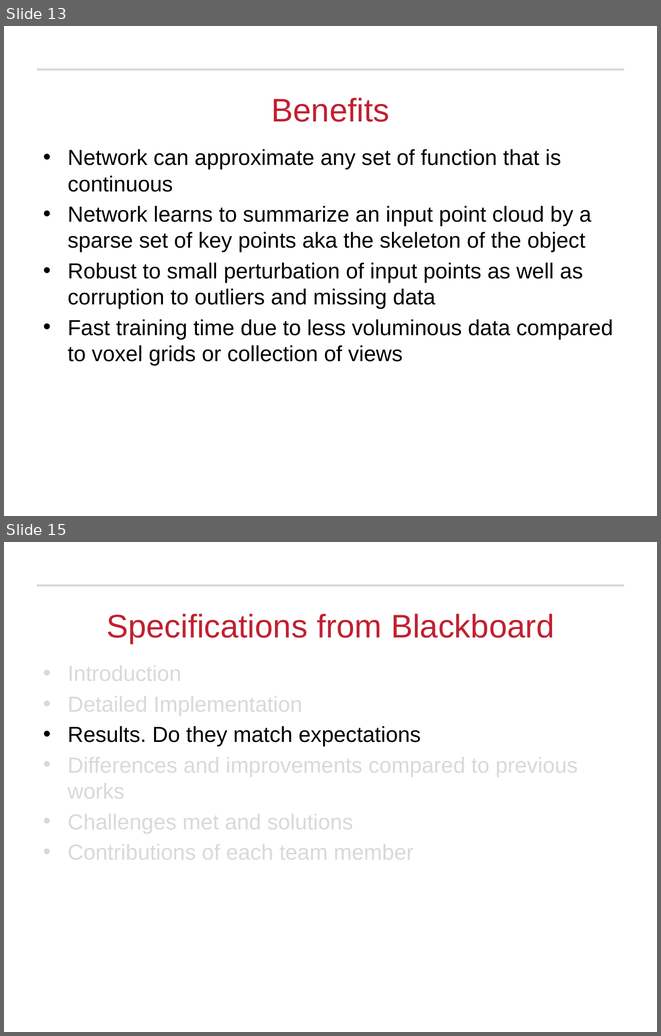
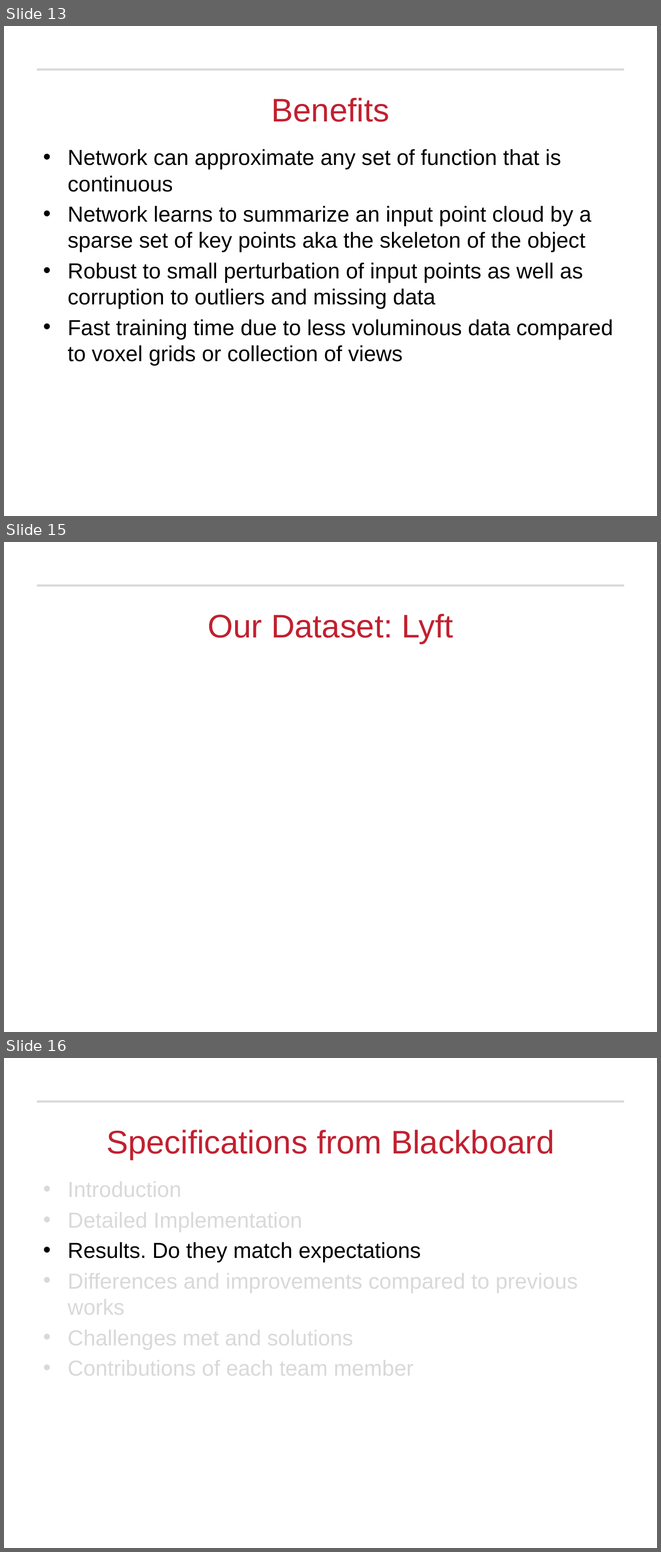
Before and after one commit to Michael-Hodges/PointNet, a slide deck: PowerPoints/EECE7398_Final_Project.pptx. Shown one above the other, each under a label of ours: slides 13 and 15 before the commit, slides 13, 15 and 16 after it; the slides between them are not shown. The pictures are 661x1036 and 661x1552 pixels, drawn with LibreOffice and Linux fonts; fonts in the diff are those of the drawing; background and template pictures are left out. Boxes give left, top, right and bottom in pixels: in the first picture for what was removed or moved away, otherwise in the second. Text is boxed around its words. In the diff, an @@ line names an element or a change of style, - is before the commit and + after.

```diff
--- a/PowerPoints/EECE7398_Final_Project.pptx
+++ b/PowerPoints/EECE7398_Final_Project.pptx
@@ slide 15 added at [4, 542, 657, 1032], background #FFFFFF; not listed: 1 template element that a slide beside it also shows @@
@@ title added at [208, 614, 453, 644], 36 pt, text #C12030 @@
+Our Dataset: Lyft
@@ what was slide 15 is now slide 16 @@
```
Also in this commit, not shown: 6 slides changed, 1 other slide added, 1 slide removed, 1 other file.
